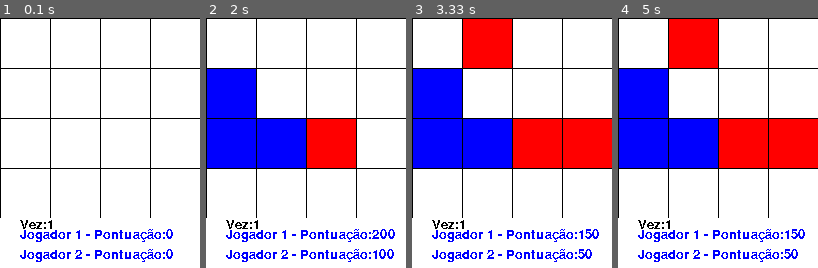
Above: before the commit, frames 1-4 (left to right).
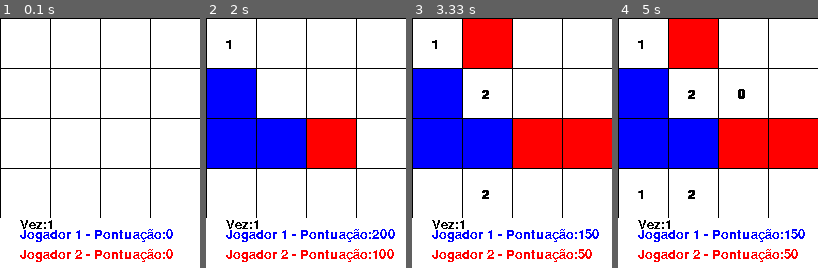
Above: after the commit, the same moments.

Repository: ThiagoDiasFigueiredo/Caca_ao_tesouro_Pygame
Game: pygame game, started from main.py
Same seed, same stepped clock (60 frames per second), same inputs: the game is played once before the commit and once after it.
Inputs (mouse positions are in pixels of both pictures, inside the frame that each line leads up to):
- Up to frame 1 (0.1 s): no input
- Up to frame 2 (2 s): click (298, 153) at 0.38 s; click (306, 158) at 0.72 s; click (244, 105) at 1.05 s; click (254, 50) at 1.38 s; click (234, 135) at 1.72 s
- Up to frame 3 (3.33 s): click (502, 208) at 2.05 s; click (504, 100) at 2.38 s; click (480, 60) at 2.72 s; click (564, 120) at 3.05 s
- Up to frame 4 (5 s): click (760, 98) at 3.88 s; click (662, 170) at 4.72 s

The runs differ from the first frame. In frame 1, 1.1% of the frame differs, in the area x 10-87%, y 92-98%; in frame 2, 1.3%; in frame 3, 1.4%; in frame 4, 1.6%, in the area x 10-90%, y 8-98%.

Commit message:
Adicionei as casas vazias e o esquema dos números

Diff:
--- a/main.py
+++ b/main.py
@@ -38,7 +38,6 @@
     fonte = pygame.font.Font(None,20)
     texto_jogador_1 = fonte.render(f'Jogador 1 - Pontuação: {pontuacao[0]}',False,cores['azul'])
     texto_jogador_2 = fonte.render(f'Jogador 2 - Pontuação: {pontuacao[1]}',False,cores['vermelho'])
-#Spawn tesouro
 
 #Tabuleiro
     linhas = 4
@@ -61,7 +60,6 @@
             tabuleiro[linha][coluna] = -1
             contador += 1
 
-
     contador = 0
     while contador < buracos:
             linha = random.randint(0,linhas-1)
@@ -79,6 +77,34 @@
         revelado.append([0]*colunas)
 #Casas sem nada
 
+    for i in range(linhas):
+        for j in range(colunas):
+
+            if tabuleiro[i][j] == 0:
+
+                contar_tesouros = 0
+
+                # Cima
+                if i - 1 >= 0:
+                    if tabuleiro[i - 1][j] == -1:
+                        contar_tesouros += 1
+
+                # Baixo
+                if i + 1 < linhas:
+                    if tabuleiro[i + 1][j] == -1:
+                        contar_tesouros += 1
+
+                # Esquerda
+                if j - 1 >= 0:
+                    if tabuleiro[i][j - 1] == -1:
+                        contar_tesouros += 1
+
+                # Direita
+                if j + 1 < colunas:
+                    if tabuleiro[i][j + 1] == -1:
+                        contar_tesouros += 1
+
+                tabuleiro[i][j] = contar_tesouros
 #Qual jogador vai começar:
     vez = random.choice([1, 2])
     print(f"Quem começa é o Jogador {vez}")
@@ -99,7 +125,7 @@
                     continue
 
 
-                if tabuleiro[linha][coluna] == -1:
+                if tabuleiro[linha][coluna] == -1: #Tesouro
 
                     if vez == 1:
                         pontuacao[0] += 100
@@ -131,27 +157,29 @@
 
                 else:
                     print(f'Jogador {vez} não encontrou nada.')
+                    print(f'Tem {tabuleiro[linha][coluna]} ao redor!')
                     revelado[linha][coluna] = 3
+                    print(evento.pos)
 
-                    print(evento.pos)
         pygame.draw.rect(tela, cores['branca'], (0, 200, 200, 50))
         texto_jogador_1 = fonte.render(f'Jogador 1 - Pontuação:{pontuacao[0]}',False,cores['azul'])
-        texto_jogador_2 = fonte.render(f'Jogador 2 - Pontuação:{pontuacao[1]}',False,cores['azul'])
+        texto_jogador_2 = fonte.render(f'Jogador 2 - Pontuação:{pontuacao[1]}',False,cores['vermelho'])
         texto_vez = fonte.render(f'Vez:{vez}',False,cores['preto'])
         tela.blit(texto_vez,(20,200))
         tela.blit(texto_jogador_1,(20,210))
         tela.blit(texto_jogador_2,(20,230))
 
-
         for i in range(linhas):
             for j in range(colunas):
 
                 if revelado[i][j] == 1:
-                    pygame.draw.rect(tela,cores['azul'],(j * 50 + 1, i * 50+1 , 49, 49))
+                    pygame.draw.rect(tela,cores['azul'],(j * 50 + 1, i * 50 +1 , 49, 49))
 
                 elif revelado[i][j] == 2:
                     pygame.draw.rect(tela,cores['vermelho'],(j * 50 + 1 , i * 50 + 1 , 49, 49))
-
+                elif revelado[i][j] == 3:
+                    texto_numeros = fonte.render(str(tabuleiro[i][j]),True,cores['preto'])
+                    tela.blit(texto_numeros, (j * 50 + 20, i * 50 + 20))
         pygame.display.update()
 if __name__ == '__main__':
     main()
